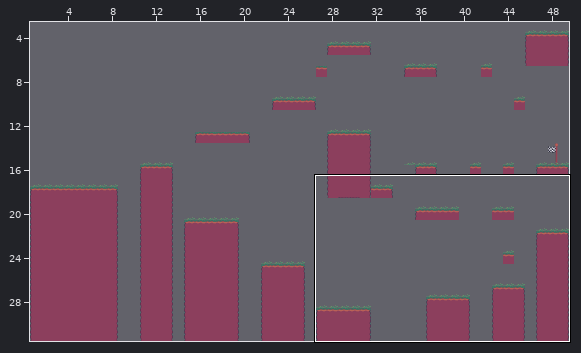
Level history. Tiled map: working_files/Map3.tmx. Above: a wide view before the commit, with the close-up outlined.
Close-up. Old version:
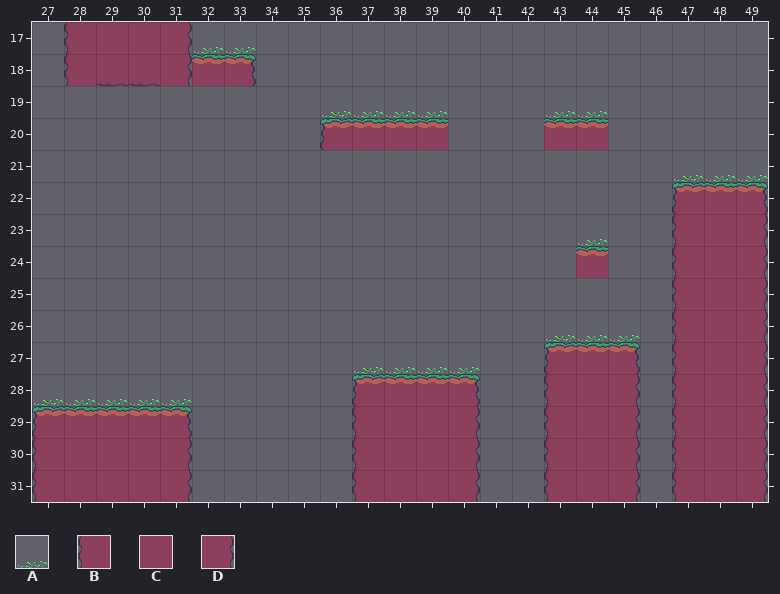
Cells are 32x32 px. Shown: x 27..49, y 17..31. The commit also changed other parts of the map, which this record leaves out.
Key: from "Sprites": A 3, B 8, C 9, D 10.
_ is an empty cell.
Layers that did not change in this view are not listed.
Layer "Decoration" before, first column x 27:
17 _____AA________________
18 _______________________
19 _________AAAA___AA_____
20 _______________________
21 ____________________AAA
22 _______________________
23 _________________A_____
24 _______________________
25 _______________________
26 ________________AAA____
27 __________AAAA_________
28 AAAAA__________________
29 _______________________
30 BCCCD__________________
31 BCCCD__________________
And afterwards:
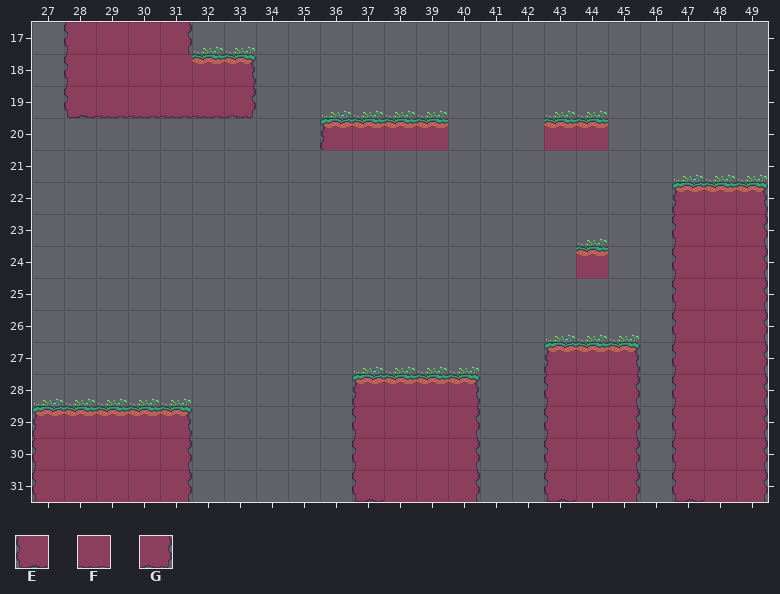
Further tiles: from "Sprites": E 16, F 17, G 18.
Diff:
{"where": "layer \"Decoration\""}
{"y":18,"x":29,"old":"___","new":"CCC"}
{"y":19,"x":28,"old":"______","new":"EFFFFG"}
{"y":31,"x":37,"old":"_","new":"E"}
{"y":31,"x":43,"old":"_","new":"E"}
{"y":31,"x":47,"old":"_","new":"E"}
{"label":"added","picture_box":[64,54,256,118]}
{"label":"added","picture_box":[355,499,384,502]}
{"label":"added","picture_box":[547,499,576,502]}
{"label":"added","picture_box":[675,499,704,502]}
